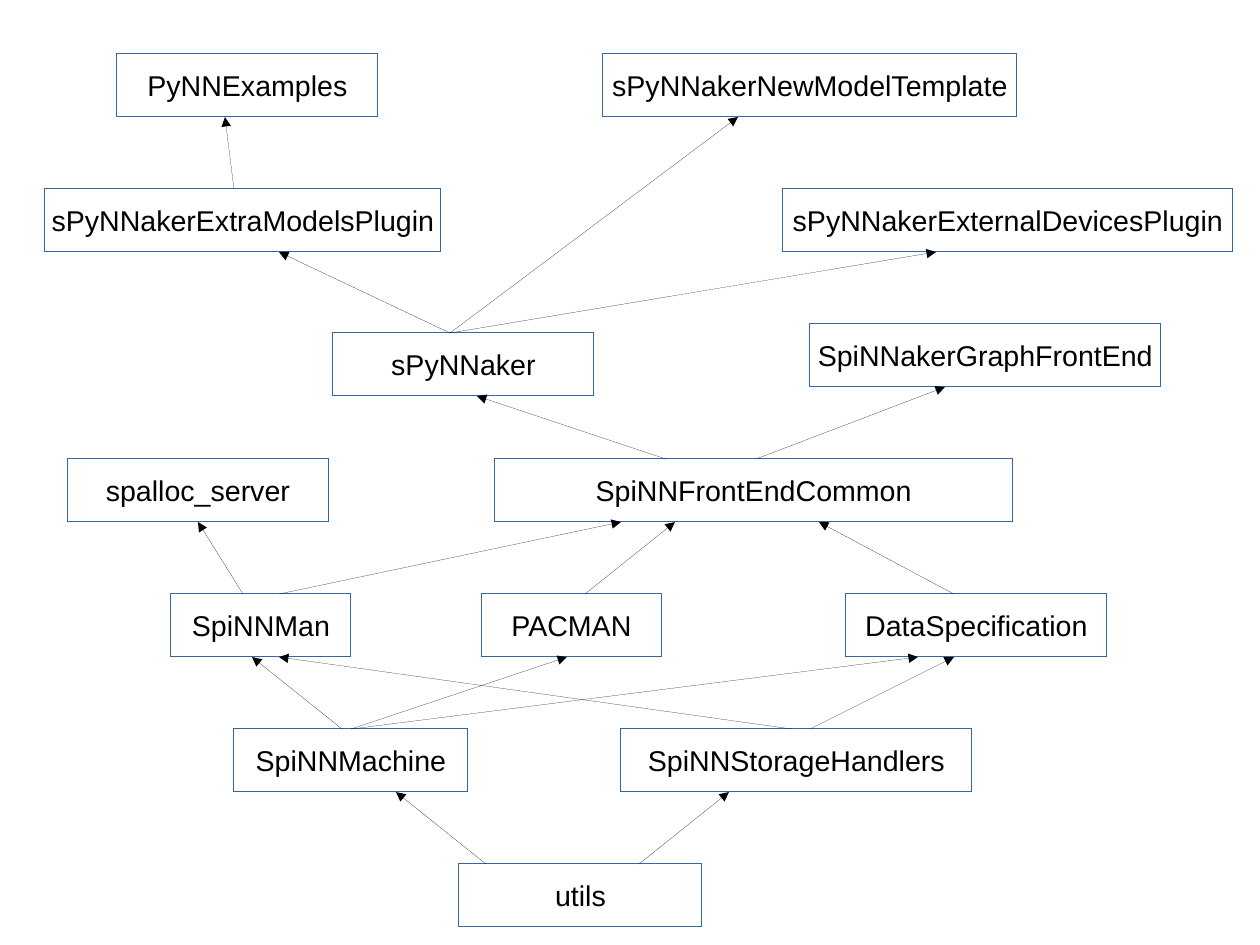
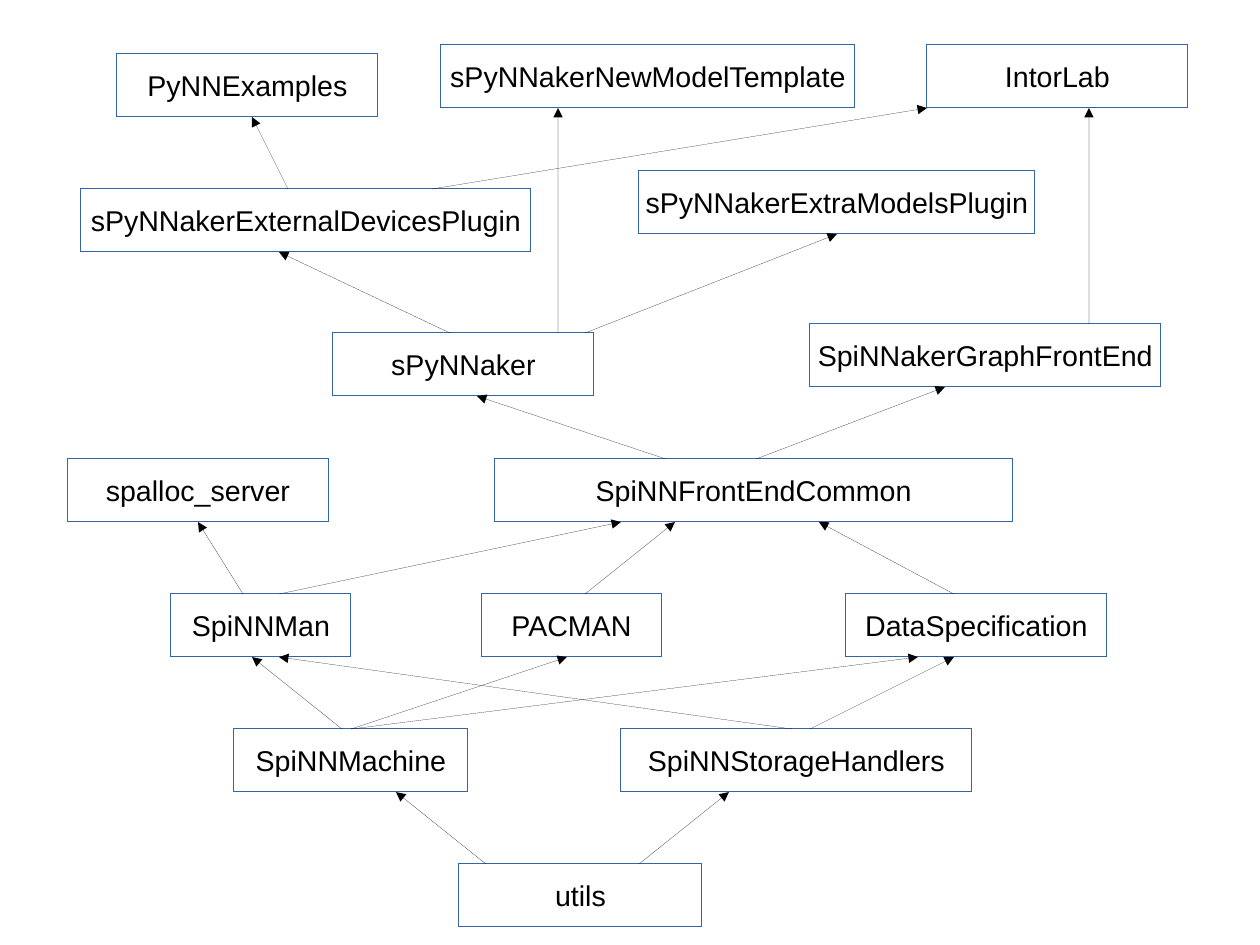
Before and after one commit to Christian-B/my_spinnaker, a slide deck: slide 1 of dependencies.odp. Drawn at 1260x945 pixels with LibreOffice and Linux fonts; fonts in the diff are those of the drawing. Boxes give left, top, right and bottom in pixels: in the first picture for what was removed or moved away, otherwise in the second. Text is boxed around its words. In the diff, an @@ line names an element or a change of style, - is before the commit and + after.

```diff
--- a/dependencies.odp
+++ b/dependencies.odp
@@ rectangle "sPyNNakerNewModelTemplate" moved from (x1=604, y1=54, x2=1018, y2=117) to (x1=441, y1=45, x2=855, y2=107) @@
@@ rectangle added at (x1=927, y1=45, x2=1188, y2=107), fill #FFFFFF, outline #3465A4 0 pt, 18 pt, text #000000 @@
+IntorLab
@@ arrow moved from (234, 189) - (225, 117) to (288, 189) - (252, 117) @@
@@ arrow added from (432, 189) to (927, 107), #000000 0 pt @@
@@ arrow moved from (450, 333) - (739, 117) to (558, 333) - (558, 107) @@
@@ arrow added from (1090, 324) to (1090, 107), #000000 0 pt @@
@@ rectangle "sPyNNakerExtraModelsPlugin" moved from (x1=45, y1=189, x2=440, y2=252) to (x1=639, y1=172, x2=1035, y2=234) @@
@@ rectangle "sPyNNakerExternalDevicesPlugin" moved from (x1=783, y1=189, x2=1234, y2=252) to (x1=81, y1=189, x2=532, y2=252) @@
@@ arrow moved from (450, 333) - (936, 252) to (585, 333) - (837, 234) @@
```
Also in this commit, not shown: 1 other file.
